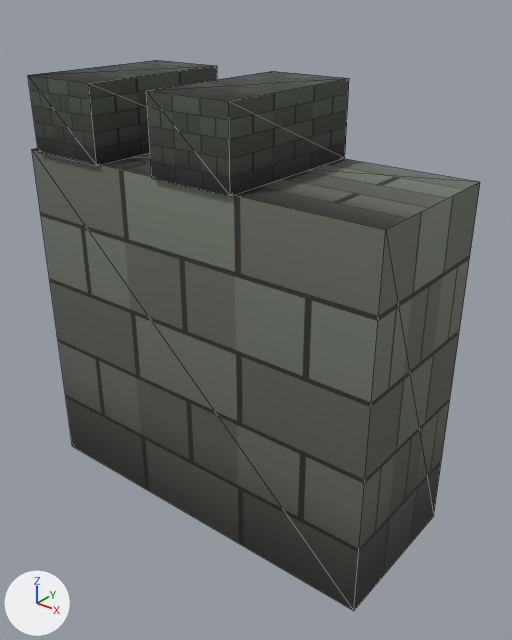
The glTF model products/village_kit_grimforge_v1/models_glb/wall.glb as it was, and as the next commit left it.
Both versions are drawn from a 50 mm camera at (1.051, -1.242, 1.29) aimed at (0.054, 0.004, 0.517). Arrows for +X, +Y and +Z are at lower left; the lights stay in place. The first picture is the older version. Mesh edges are drawn as thin lines. Where no turn or scale is listed for an object, it has been applied to the vertices. Vertices at exactly the same position are counted once.

Names of what the first picture shows: 'wall'.
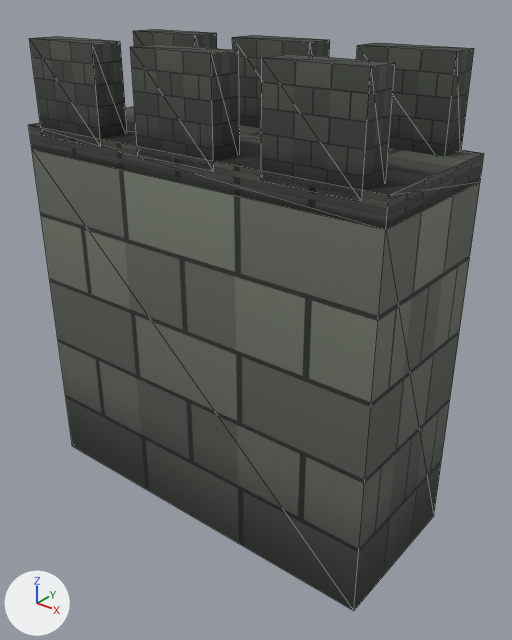
The edits, one by one:
me_cube_118 is used by ob_wall; location (0.0, 0.0, 0.45).
me_cube_118 had 24 vertices, 36 faces and spanned x -0.5..0.5, y -0.21..0.21, z -0.45..0.63.
me_cube_118 now has 64 vertices, 96 faces and spans x -0.5..0.5, y -0.2..0.2, z -0.45..0.71.
me_cube_118 part 1: a new loose piece, a box spanning x -0.45..-0.23, y -0.2..-0.12, z 0.49..0.71, in mat_kit_atlas_mat.
me_cube_118 part 2: a new loose piece, a box spanning x -0.11..0.11, y -0.2..-0.12, z 0.49..0.71, in mat_kit_atlas_mat.
me_cube_118 part 3: a new loose piece, a box spanning x 0.23..0.45, y -0.2..-0.12, z 0.49..0.71, in mat_kit_atlas_mat.
me_cube_118 part 4: a new loose piece, a box spanning x -0.45..-0.23, y 0.12..0.2, z 0.49..0.71, in mat_kit_atlas_mat.
me_cube_118 part 5: a new loose piece, a box spanning x -0.11..0.11, y 0.12..0.2, z 0.49..0.71, in mat_kit_atlas_mat.
me_cube_118 part 6: a new loose piece, a box spanning x 0.23..0.45, y 0.12..0.2, z 0.49..0.71, in mat_kit_atlas_mat.
me_cube_118 part 7: the loose piece of 8 vertices spanning x -0.06..0.16, y -0.21..0.21, z 0.45..0.63 is deleted.
Part 8, on me_cube_118:
4 vertices are removed from x -0.24, y -0.21..0.21, z 0.45..0.63.
10 faces are deleted.
4 vertices move from x -0.46, y -0.21..0.21, z 0.45..0.63 to x -0.5, y -0.2..0.2, z 0.45..0.51.
4 vertices are added at (0.5, -0.2, 0.45), (0.5, -0.2, 0.51), (0.5, 0.2, 0.45), (0.5, 0.2, 0.51).
10 new faces join them.

What differs and where, as boxes [x1, y1, x2, y2] in the pictures (512 x 640 px; the box of a moved part takes in the faces that stretch with it):
'wall', reshaped: before [28, 60, 480, 611]; after [28, 29, 484, 611]
part 1 of me_cube_118, added: after [29, 36, 127, 147]
part 2 of me_cube_118, added: after [130, 44, 240, 171]
part 3 of me_cube_118, added: after [261, 54, 395, 201]
part 4 of me_cube_118, added: after [133, 29, 217, 49]
part 5 of me_cube_118, added: after [232, 35, 330, 129]
part 6 of me_cube_118, added: after [356, 43, 474, 157]
part 7 of me_cube_118, deleted: before [146, 71, 349, 196]
part 8 of me_cube_118, moved or reshaped: before [28, 60, 217, 166]; after [28, 106, 484, 230]
